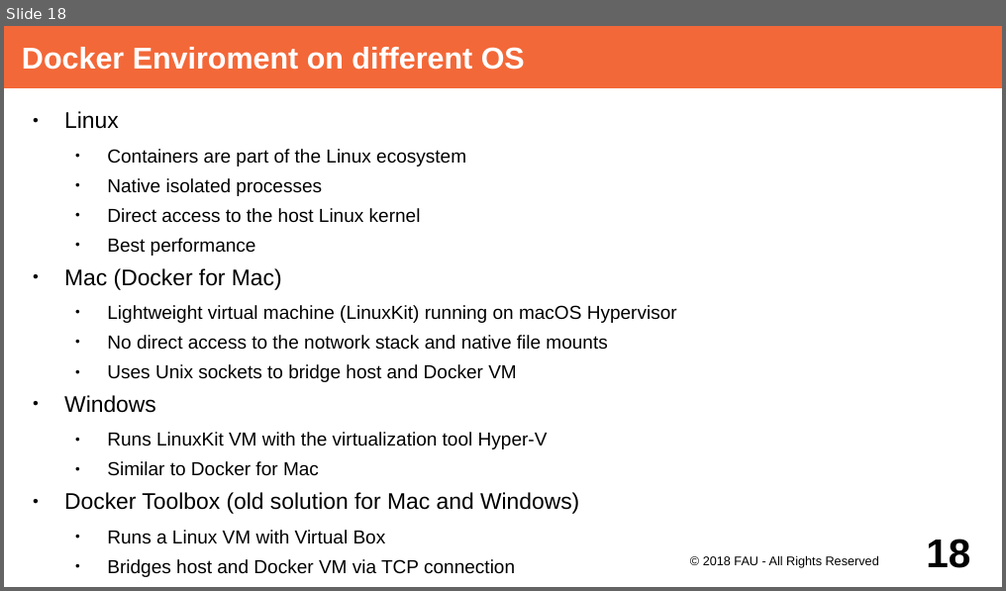
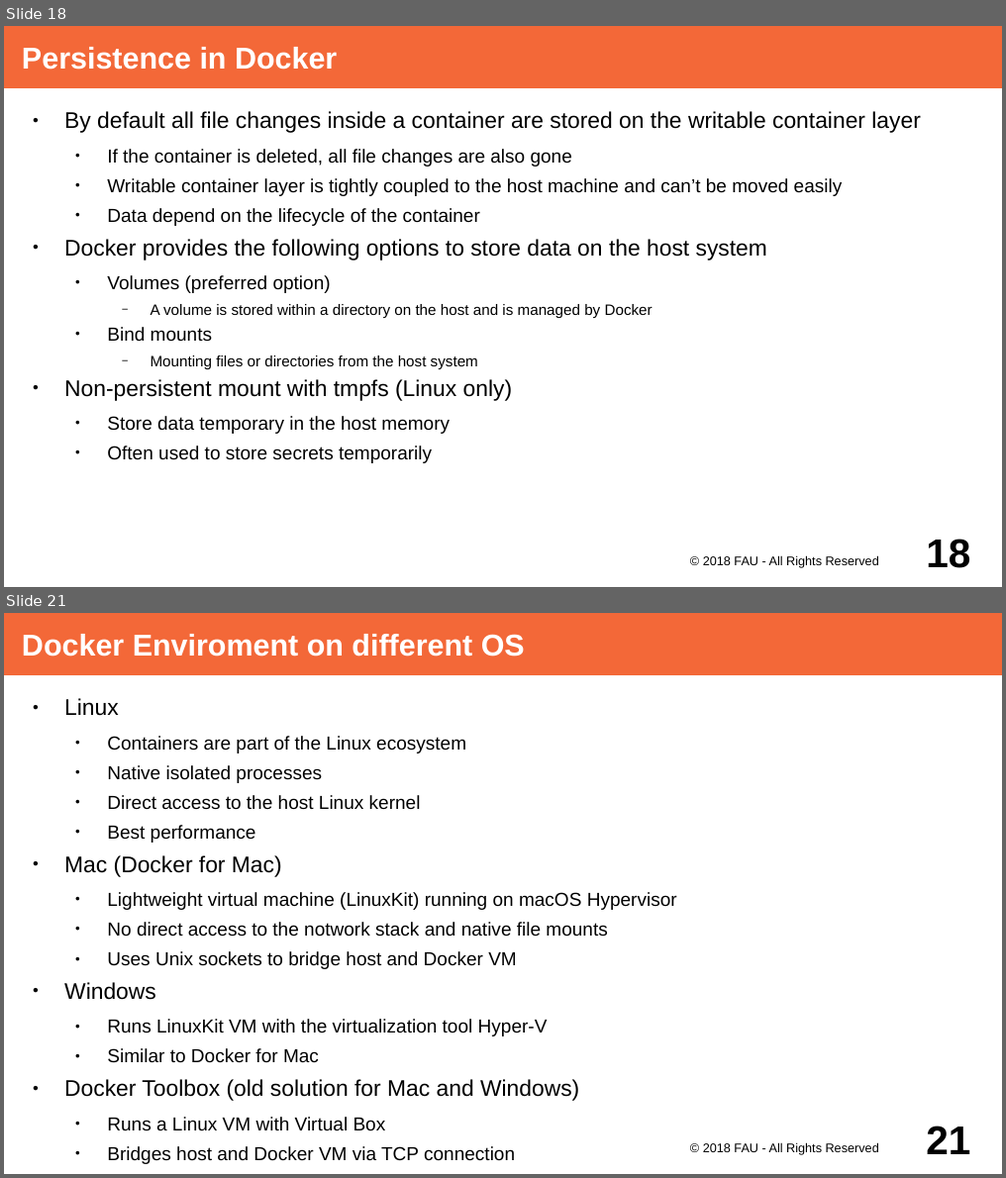
Before and after one commit to dirkriehle/adap-course, a slide deck: Lecture Slides/ADAP Z01 - Containerization.odp. Shown one above the other, each under a label of ours: slide 18 before the commit, slides 18 and 21 after it; the slides between them are not shown. The pictures are 1006x591 and 1006x1178 pixels, drawn with LibreOffice and Linux fonts; fonts in the diff are those of the drawing. Boxes give left, top, right and bottom in pixels: in the first picture for what was removed or moved away, otherwise in the second. Text is boxed around its words. In the diff, an @@ line names an element or a change of style, - is before the commit and + after.

Commit message:
Extend containerization slides with persistence options

```diff
--- a/Lecture Slides/ADAP Z01 - Containerization.odp
+++ b/Lecture Slides/ADAP Z01 - Containerization.odp
@@ slide 18 added at (4,26,1002,587), background #FFFFFF @@
@@ title added at (4,26,1002,88), fill #F36838, 24 pt, text #FFFFFF, bold @@
+Persistence in Docker
@@ text added at (64,111,921,464), 15 pt, text #000000 @@
+● By default all file changes inside a container are stored on the writable container layer
+  ● If the container is deleted, all file changes are also gone
+  ● Writable container layer is tightly coupled to the host machine and can’t be moved easily
+  ● Data depend on the lifecycle of the container
+● Docker provides the following options to store data on the host system
+  ● Volumes (preferred option)
+    − A volume is stored within a directory on the host and is managed by Docker
+  ● Bind mounts
+    − Mounting files or directories from the host system
+● Non-persistent mount with tmpfs (Linux only)
+  ● Store data temporary in the host memory
+  ● Often used to store secrets temporarily
@@ text added at (703,556,879,569), 10 pt, text #000000 @@
+© 2018 FAU - All Rights Reserved
@@ page number added at (926,539,970,569), 32 pt, text #000000, bold @@
+18
@@ what was slide 18 is now slide 21 @@
@@ page number at (926,1126,970,1155): text changed @@
-18
+21
```
Also in this commit, not shown: 2 slides changed, 2 other slides added.
